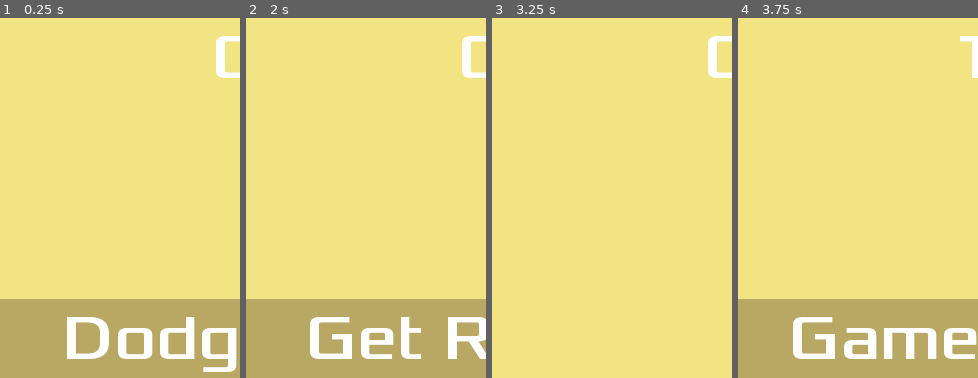
Above: before the commit, frames 1-4 (left to right).
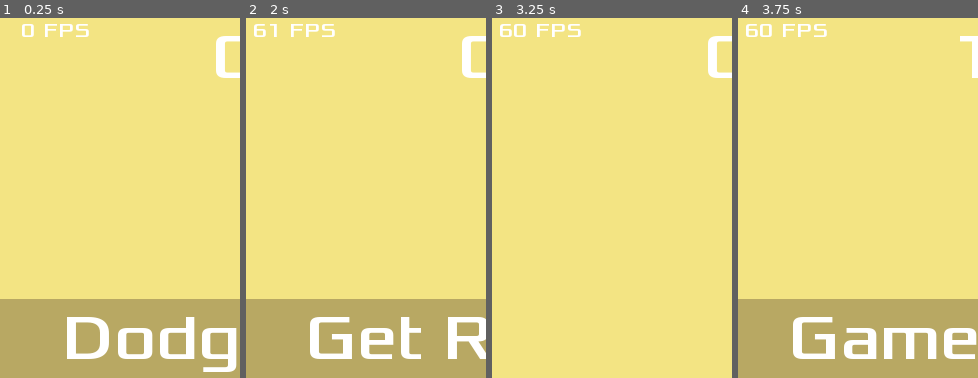
Above: after the commit, the same moments.

Repository: fboulay/godot-engine-first-game
Game: Godot game, scene res://scenes/Main.tscn
The game is run twice, just before and just after one commit, with the same random seed, the same clock (stepped at 60 frames per second) and the same inputs.
Inputs:
- Up to frame 1 (0.25 s): no input
- Up to frame 2 (2 s): click "Start" at 0.5 s; tap Enter at 1.25 s; hold Right (ui_right) from 1.28 s (still down)
- Up to frame 3 (3.25 s): release Right (ui_right) at 2.03 s; hold Down (ui_down) 2.03-2.78 s; hold Right (ui_right) from 2.78 s (still down)
- Up to frame 4 (3.75 s): release Right (ui_right) at 3.53 s; hold Up (ui_up) from 3.53 s (still down)
The pictures show only the part of the screen within x 1-51%, y 0-50%; the shares and areas given below are measured in that part.

The runs differ from the first frame. In frame 1, 0.4% of the frame differs, in the area x 9-38%, y 1-6%; in frame 2, 0.5%; in frame 3, 0.5%, in the area x 3-38%, y 1-6%; in frame 4, 0.5%.

Commit message:
Display FPS
* Each second the FPS counter is updated

Diff:
--- a/scenes/HUD.gd
+++ b/scenes/HUD.gd
@@ -28,6 +28,9 @@
 func update_score(score):
 	$ScoreLabel.text = str(score)
 
+func update_fps():
+	$FPSCounter.text = str(Engine.get_frames_per_second())
+
 func _on_MessageTimer_timeout():
 	$MessageLabel.hide()
 
--- a/scenes/HUD.tscn
+++ b/scenes/HUD.tscn
@@ -1,7 +1,11 @@
-[gd_scene load_steps=7 format=2]
+[gd_scene load_steps=8 format=2]
 
 [ext_resource path="res://dodge_assets/fonts/Xolonium-Regular.ttf" type="DynamicFontData" id=1]
 [ext_resource path="res://scenes/HUD.gd" type="Script" id=2]
+
+[sub_resource type="DynamicFont" id=5]
+size = 20
+font_data = ExtResource( 1 )
 
 [sub_resource type="DynamicFont" id=1]
 size = 64
@@ -20,6 +24,26 @@
 
 [node name="HUD" type="CanvasLayer"]
 script = ExtResource( 2 )
+
+[node name="FPSCounter" type="Label" parent="."]
+margin_right = 40.0
+margin_bottom = 25.0
+custom_fonts/font = SubResource( 5 )
+text = "0"
+align = 2
+__meta__ = {
+"_edit_use_anchors_": false
+}
+
+[node name="FPSStatic" type="Label" parent="."]
+margin_left = 48.0
+margin_right = 88.0
+margin_bottom = 25.0
+custom_fonts/font = SubResource( 5 )
+text = "FPS"
+__meta__ = {
+"_edit_use_anchors_": false
+}
 
 [node name="ScoreLabel" type="Label" parent="."]
 anchor_right = 1.0
--- a/scenes/Main.gd
+++ b/scenes/Main.gd
@@ -4,13 +4,9 @@
 export (PackedScene) var Mob
 var score
 
-
-
 # Called when the node enters the scene tree for the first time.
 func _ready():
 	randomize()
-
-
 
 func game_over():
 	$ScoreTimer.stop()
@@ -52,6 +48,11 @@
 	$HUD.update_score(score)
 
 
+
 func _on_StartTimer_timeout():
 	$MobTimer.start()
 	$ScoreTimer.start()
+
+
+func _on_FpsTimer_timeout():
+	$HUD.update_fps()
--- a/scenes/Main.tscn
+++ b/scenes/Main.tscn
@@ -35,6 +35,9 @@
 wait_time = 2.0
 one_shot = true
 
+[node name="FpsTimer" type="Timer" parent="."]
+autostart = true
+
 [node name="StartPosition" type="Position2D" parent="."]
 position = Vector2( 240, 450 )
 
@@ -54,4 +57,5 @@
 [connection signal="timeout" from="MobTimer" to="." method="_on_MobTimer_timeout"]
 [connection signal="timeout" from="ScoreTimer" to="." method="_on_ScoreTimer_timeout"]
 [connection signal="timeout" from="StartTimer" to="." method="_on_StartTimer_timeout"]
+[connection signal="timeout" from="FpsTimer" to="." method="_on_FpsTimer_timeout"]
 [connection signal="start_game" from="HUD" to="." method="new_game"]
